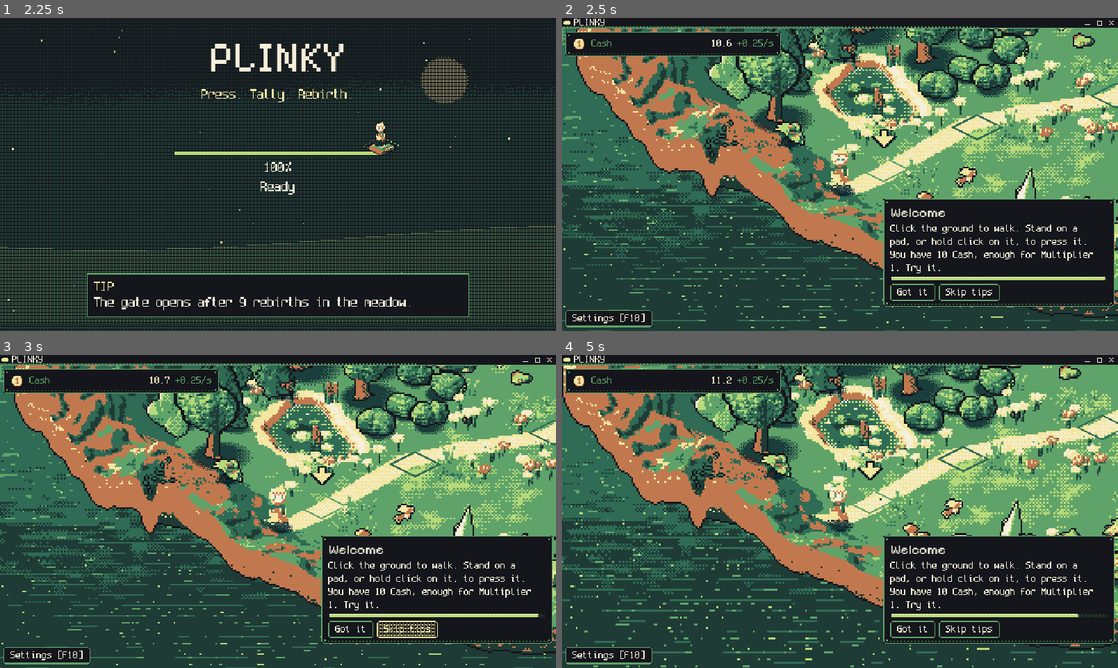
Above: before the commit, frames 1-4 (two rows, left to right).
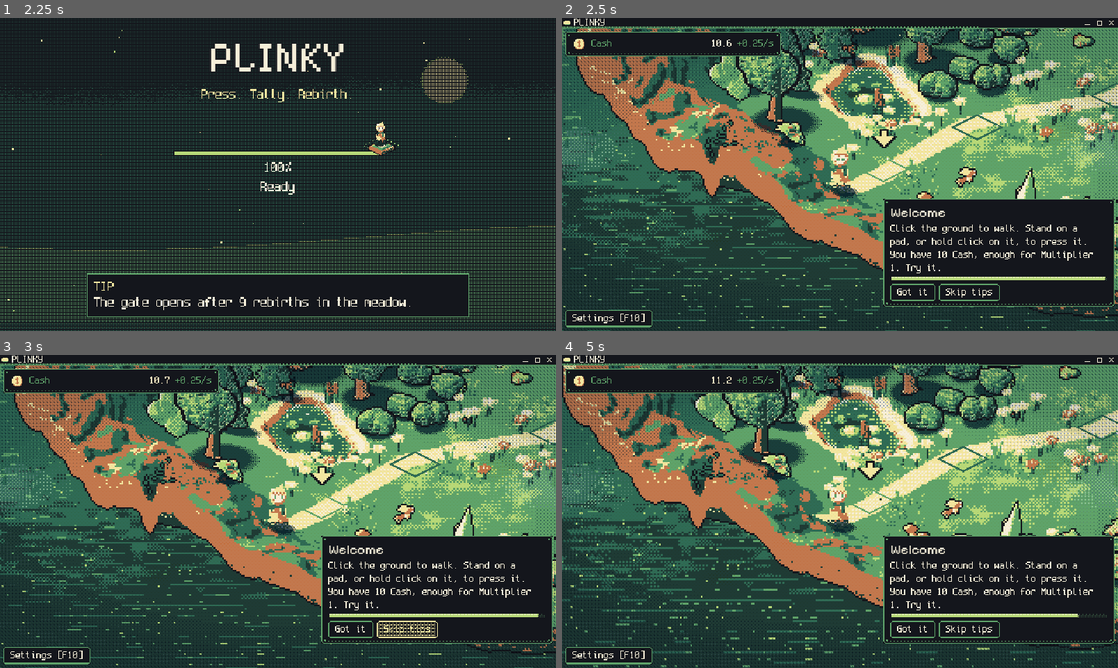
Above: after the commit, the same moments.

Repository: FreezingShock/Plinky
Game: Godot game, scene res://boot/boot.tscn
Two runs of this game, one before a commit and one after it. Both use one fixed random seed, a clock stepped at 60 frames per second and the inputs below.
Inputs (mouse positions are in pixels of both pictures, inside the frame that each line leads up to):
- Up to frame 1 (2.25 s): tap Enter (ui_accept) at 0.5, 0.77, 1.07 s; move the mouse to (400, 158) at 0.52 s; hold D 0.53-1.25 s; tap Space at 0.6 s; click (400, 158) at 0.67 s; drag from (166, 190) to (250, 237) at 1.27 s; move the mouse to (333, 105) at 2.02 s; hold D from 2.03 s (still down); tap 2 at 2.1 s
- Up to frame 2 (2.5 s): keep holding D
- Up to frame 3 (3 s): release D at 2.75 s; click "Skip tips" at 2.75 s
- Up to frame 4 (5 s): click "Skip tips" at 3.5 s; drag from (812, 574) to (673, 464) at 4.27 s

Frame 1 is identical in both runs. In frame 2, 9.3% of the frame differs, in the area x 0-100%, y 3-100%; in frame 3, 9.3%; in frame 4, 9.8%.
Error before the commit: Trying to assign an array of type "Array" to a variable of type "Array[Rect2]". (res://world/sky_cycle.gd:66)

Commit message:
Fix meadow sky typed-array error, test meadow boot, gate boot smoke test
Co-Authored-By: Claude Sonnet 5.5 <noreply@anthropic.com>
Claude-Session: https://claude.ai/code/session_01Pmx9dUeyXKd7TLH9QALMU3

Diff:
--- a/tests/test_lighting.gd
+++ b/tests/test_lighting.gd
@@ -2,6 +2,7 @@
 ## Lighting and atmosphere: sun model (pure), config ramps, shadow placement, light flicker, particle tuning.
 
 func run(t: Object) -> void:
+	run_meadow(t)
 	var cfg: SkyConfig = load(SkyCycle.CONFIG_PATH) as SkyConfig
 	t.ok(cfg != null, "sky.tres loads")
 	if cfg == null:
@@ -155,3 +156,19 @@
 	t.ok(pol_day > pol_night * 2, "pollen is a daytime thing (%d vs %d)" % [pol_day, pol_night])
 	t.ok(pol_golden > pol_day, "more motes in the low sun (%d vs %d)" % [pol_golden, pol_day])
 	air.free()
+
+
+## The onboarding meadow boots its sky: the haze material exists, the rects are built, and nothing errors.
+## (A typed-array assignment slipped through once because only Larkmoor's scene was loaded by a test.)
+func run_meadow(t: Object) -> void:
+	var scene: Node = (load("res://world/meadow3d_scene.tscn") as PackedScene).instantiate()
+	var holder := Node2D.new()
+	holder.add_child(scene)
+	scene.call("_ready")
+	var sky: SkyCycle = scene.get_node_or_null("Sky") as SkyCycle
+	t.ok(sky != null, "meadow has a Sky node")
+	if sky != null:
+		sky.call("_ready")   # holder is outside the tree, so the sky is not readied for us
+		t.ok(sky._haze_mat != null, "meadow sky built its haze material")
+		t.ok(sky.get_node_or_null("Haze") != null, "meadow has a haze rect")
+	holder.free()
--- a/world/sky_cycle.gd
+++ b/world/sky_cycle.gd
@@ -63,7 +63,8 @@
 	_haze_mat.set_shader_parameter("ponds", _pond_array())
 	for k: String in haze_params:
 		_haze_mat.set_shader_parameter(k, haze_params[k])
-	var rects: Array[Rect2] = haze_rects if not haze_rects.is_empty() else [AREA]
+	var rects: Array[Rect2] = []
+	rects.assign(haze_rects if not haze_rects.is_empty() else [AREA])
 	for i in rects.size():
 		var haze := ColorRect.new()
 		haze.name = "Haze" if i == 0 else "Haze%d" % (i + 1)
Not shown, changed: docs/decisions.md
